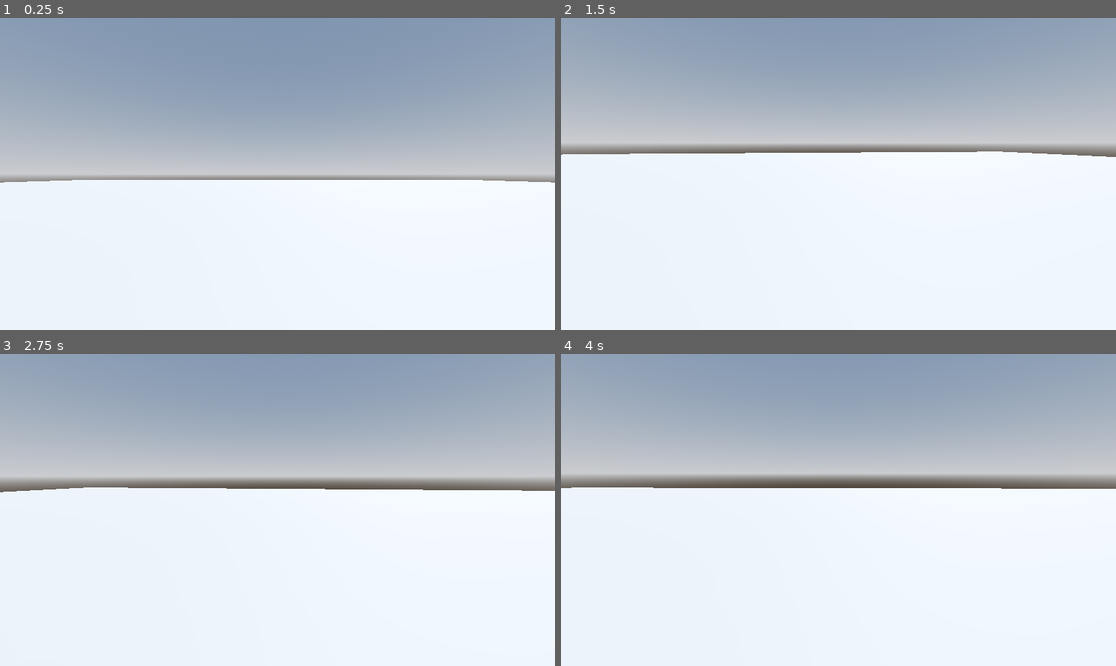
Above: before the commit, frames 1-4 (two rows, left to right).
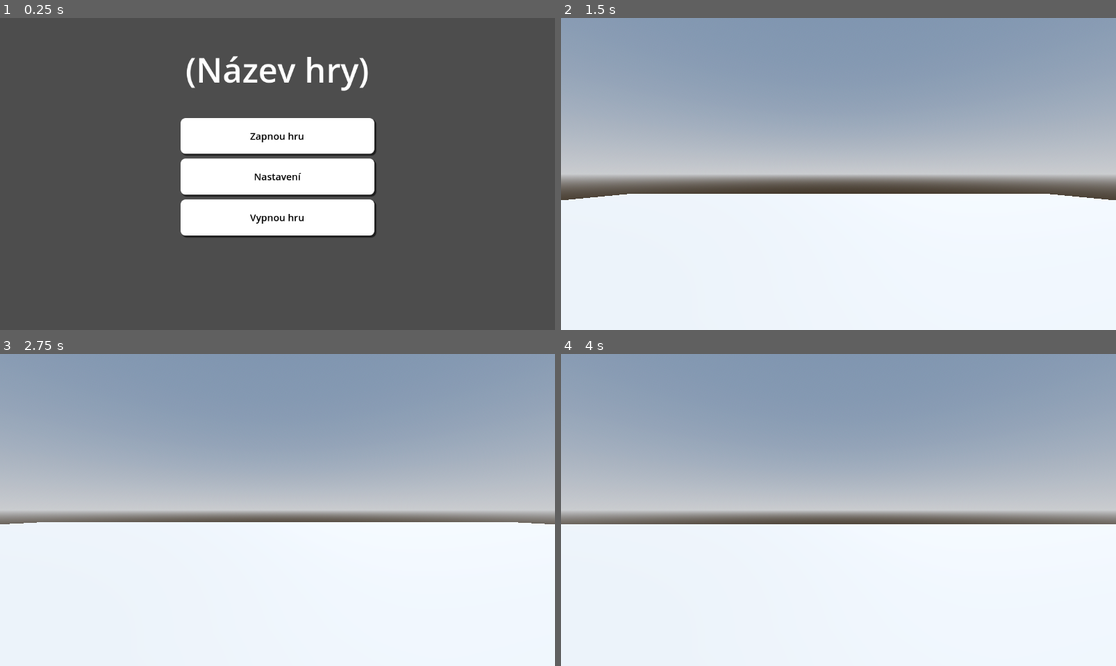
Above: after the commit, the same moments.

Repository: Pettan0/TWS-maturita-2026
Game: Godot game, scene res://Main menu.tscn
The game is run twice, just before and just after one commit, with the same random seed, the same clock (stepped at 60 frames per second) and the same inputs. Before the commit the project starts from res://Level1.tscn.
Inputs (mouse positions are in pixels of both pictures, inside the frame that each line leads up to):
- Up to frame 1 (0.25 s): no input
- Up to frame 2 (1.5 s): click (838, 136) at 0.5 s, where only the run after the commit has a clickable "Zapnou hru"; tap Enter (ui_accept) at 1.25 s; move the mouse to (866, 174) at 1.27 s; hold W (up) from 1.28 s (still down)
- Up to frame 3 (2.75 s): keep holding W (up); tap Enter (ui_accept) at 1.52, 2.27 s; move the mouse to (249, 510) at 2.02 s
- Up to frame 4 (4 s): keep holding W (up); move the mouse to (849, 503) at 2.77 s; tap Enter (ui_accept) at 3.5, 3.77 s; move the mouse to (832, 516) at 3.52 s

The runs differ from the first frame. In frame 1, 94% of the frame differs, in the area x 0-100%, y 0-100%; in frame 2, 20%; in frame 3, 20%; in frame 4, 23%.

Commit message:
Added Main menu

Diff:
--- a/tws-maturitni-projekt-2026/Level1.tscn
+++ b/tws-maturitni-projekt-2026/Level1.tscn
@@ -36,6 +36,7 @@
 shadow_enabled = true
 
 [node name="MeshInstance3D" type="MeshInstance3D" parent="."]
+transform = Transform3D(1, 0, 0, 0, 1, 0, 0, 0, 1, -0.016392231, 0.01376605, 0.029651761)
 mesh = SubResource("BoxMesh_mc20k")
 
 [node name="StaticBody3D" type="StaticBody3D" parent="MeshInstance3D"]
@@ -44,7 +45,7 @@
 shape = SubResource("ConcavePolygonShape3D_cove1")
 
 [node name="CharacterBody3D" type="CharacterBody3D" parent="."]
-transform = Transform3D(1, 0, 0, 0, 1, 0, 0, 0, 1, 0, 1.762017, 0)
+transform = Transform3D(1, 0, 0, 0, 1, 0, 0, 0, 1, 0, 8.76582, 0)
 script = ExtResource("1_kyxg0")
 
 [node name="MeshInstance3D" type="MeshInstance3D" parent="CharacterBody3D"]
--- /dev/null
+++ b/tws-maturitni-projekt-2026/Main menu.tscn
@@ -0,0 +1,223 @@
+[gd_scene load_steps=9 format=3 uid="uid://dhvtxvfoyc0r0"]
+
+[ext_resource type="Script" uid="uid://dbqe3xnw4vjmt" path="res://main_menu.gd" id="1_7jlr6"]
+
+[sub_resource type="StyleBoxFlat" id="StyleBoxFlat_pbtgn"]
+bg_color = Color(1, 1, 1, 1)
+border_color = Color(0, 0, 0, 1)
+corner_radius_top_left = 10
+corner_radius_top_right = 10
+corner_radius_bottom_right = 10
+corner_radius_bottom_left = 10
+shadow_size = 2
+shadow_offset = Vector2(3, 3)
+
+[sub_resource type="StyleBoxFlat" id="StyleBoxFlat_7jlr6"]
+bg_color = Color(0.542318, 0.542318, 0.542318, 1)
+border_color = Color(0, 0, 0, 1)
+corner_radius_top_left = 10
+corner_radius_top_right = 10
+corner_radius_bottom_right = 10
+corner_radius_bottom_left = 10
+shadow_size = 2
+shadow_offset = Vector2(3, 3)
+
+[sub_resource type="StyleBoxFlat" id="StyleBoxFlat_enwfr"]
+bg_color = Color(0.6941206, 0.6941206, 0.6941205, 1)
+corner_radius_top_left = 10
+corner_radius_top_right = 10
+corner_radius_bottom_right = 10
+corner_radius_bottom_left = 10
+shadow_size = 2
+shadow_offset = Vector2(3, 3)
+
+[sub_resource type="StyleBoxEmpty" id="StyleBoxEmpty_pbtgn"]
+
+[sub_resource type="StyleBoxLine" id="StyleBoxLine_7jlr6"]
+color = Color(1, 1, 1, 1)
+thickness = 6
+
+[sub_resource type="StyleBoxLine" id="StyleBoxLine_enwfr"]
+color = Color(0.35714206, 0.55610263, 1, 1)
+thickness = 6
+
+[sub_resource type="StyleBoxEmpty" id="StyleBoxEmpty_um2lw"]
+
+[node name="Control" type="Control"]
+layout_mode = 3
+anchors_preset = 8
+anchor_left = 0.5
+anchor_top = 0.5
+anchor_right = 0.5
+anchor_bottom = 0.5
+grow_horizontal = 2
+grow_vertical = 2
+script = ExtResource("1_7jlr6")
+
+[node name="MainButtons" type="VBoxContainer" parent="."]
+layout_mode = 1
+anchors_preset = 8
+anchor_left = 0.5
+anchor_top = 0.5
+anchor_right = 0.5
+anchor_bottom = 0.5
+offset_left = -201.0
+offset_top = -116.0
+offset_right = 201.25
+offset_bottom = 128.0
+grow_horizontal = 2
+grow_vertical = 2
+theme_override_constants/separation = 10
+alignment = 1
+
+[node name="ButtonStart" type="Button" parent="MainButtons"]
+layout_mode = 2
+size_flags_vertical = 3
+theme_override_colors/font_color = Color(0, 0, 0, 1)
+theme_override_colors/font_focus_color = Color(0, 0, 0, 1)
+theme_override_colors/font_pressed_color = Color(0, 0, 0, 1)
+theme_override_colors/font_hover_color = Color(0, 0, 0, 1)
+theme_override_font_sizes/font_size = 20
+theme_override_styles/normal = SubResource("StyleBoxFlat_pbtgn")
+theme_override_styles/pressed = SubResource("StyleBoxFlat_7jlr6")
+theme_override_styles/hover = SubResource("StyleBoxFlat_enwfr")
+theme_override_styles/focus = SubResource("StyleBoxEmpty_pbtgn")
+text = "Zapnou hru"
+
+[node name="ButtonSettings" type="Button" parent="MainButtons"]
+layout_mode = 2
+size_flags_vertical = 3
+theme_override_colors/font_color = Color(0, 0, 0, 1)
+theme_override_colors/font_focus_color = Color(0, 0, 0, 1)
+theme_override_colors/font_pressed_color = Color(0, 0, 0, 1)
+theme_override_colors/font_hover_color = Color(0, 0, 0, 1)
+theme_override_font_sizes/font_size = 20
+theme_override_styles/normal = SubResource("StyleBoxFlat_pbtgn")
+theme_override_styles/pressed = SubResource("StyleBoxFlat_7jlr6")
+theme_override_styles/hover = SubResource("StyleBoxFlat_enwfr")
+theme_override_styles/focus = SubResource("StyleBoxEmpty_pbtgn")
+text = "Nastavení"
+
+[node name="ButtonExit" type="Button" parent="MainButtons"]
+layout_mode = 2
+size_flags_vertical = 3
+theme_override_colors/font_color = Color(0, 0, 0, 1)
+theme_override_colors/font_focus_color = Color(0, 0, 0, 1)
+theme_override_colors/font_pressed_color = Color(0, 0, 0, 1)
+theme_override_colors/font_hover_color = Color(0, 0, 0, 1)
+theme_override_font_sizes/font_size = 20
+theme_override_styles/normal = SubResource("StyleBoxFlat_pbtgn")
+theme_override_styles/pressed = SubResource("StyleBoxFlat_7jlr6")
+theme_override_styles/hover = SubResource("StyleBoxFlat_enwfr")
+theme_override_styles/focus = SubResource("StyleBoxEmpty_pbtgn")
+text = "Vypnou hru"
+
+[node name="Label" type="Label" parent="."]
+layout_mode = 0
+offset_left = -201.125
+offset_top = -265.0
+offset_right = 200.875
+offset_bottom = -169.0
+theme_override_font_sizes/font_size = 70
+text = "(Název hry)"
+horizontal_alignment = 1
+vertical_alignment = 1
+
+[node name="Options" type="Panel" parent="."]
+layout_mode = 1
+anchors_preset = 8
+anchor_left = 0.5
+anchor_top = 0.5
+anchor_right = 0.5
+anchor_bottom = 0.5
+offset_left = -350.5
+offset_top = -162.0
+offset_right = 350.5
+offset_bottom = 194.5
+grow_horizontal = 2
+grow_vertical = 2
+
+[node name="Label" type="Label" parent="Options"]
+layout_mode = 1
+anchors_preset = 8
+anchor_left = 0.5
+anchor_top = 0.5
+anchor_right = 0.5
+anchor_bottom = 0.5
+offset_left = -126.298386
+offset_top = -171.25
+offset_right = 126.2984
+offset_bottom = -110.25
+grow_horizontal = 2
+grow_vertical = 2
+theme_override_font_sizes/font_size = 35
+text = "Nastavení"
+horizontal_alignment = 1
+
+[node name="ButtonBack" type="Button" parent="Options"]
+layout_mode = 1
+anchors_preset = 8
+anchor_left = 0.5
+anchor_top = 0.5
+anchor_right = 0.5
+anchor_bottom = 0.5
+offset_left = -132.0
+offset_top = 95.75
+offset_right = 132.0
+offset_bottom = 160.75
+grow_horizontal = 2
+grow_vertical = 2
+size_flags_vertical = 3
+theme_override_colors/font_color = Color(0, 0, 0, 1)
+theme_override_colors/font_focus_color = Color(0, 0, 0, 1)
+theme_override_colors/font_pressed_color = Color(0, 0, 0, 1)
+theme_override_colors/font_hover_color = Color(0, 0, 0, 1)
+theme_override_font_sizes/font_size = 20
+theme_override_styles/normal = SubResource("StyleBoxFlat_pbtgn")
+theme_override_styles/pressed = SubResource("StyleBoxFlat_7jlr6")
+theme_override_styles/hover = SubResource("StyleBoxFlat_enwfr")
+theme_override_styles/focus = SubResource("StyleBoxEmpty_pbtgn")
+text = "Zpět"
+
+[node name="HSlider" type="HSlider" parent="Options"]
+layout_mode = 1
+anchors_preset = 8
+anchor_left = 0.5
+anchor_top = 0.5
+anchor_right = 0.5
+anchor_bottom = 0.5
+offset_left = -225.0
+offset_top = -102.0
+offset_right = 225.0
+offset_bottom = -61.0
+grow_horizontal = 2
+grow_vertical = 2
+theme_override_styles/slider = SubResource("StyleBoxLine_7jlr6")
+theme_override_styles/grabber_area = SubResource("StyleBoxLine_enwfr")
+theme_override_styles/grabber_area_highlight = SubResource("StyleBoxEmpty_um2lw")
+max_value = 1.0
+step = 0.05
+value = 0.6
+
+[node name="Label2" type="Label" parent="Options"]
+layout_mode = 1
+anchors_preset = 8
+anchor_left = 0.5
+anchor_top = 0.5
+anchor_right = 0.5
+anchor_bottom = 0.5
+offset_left = -46.75
+offset_top = -127.25
+offset_right = 48.75
+offset_bottom = -62.25
+grow_horizontal = 2
+grow_vertical = 2
+theme_override_font_sizes/font_size = 22
+text = "Zvuk
+"
+horizontal_alignment = 1
+
+[connection signal="pressed" from="MainButtons/ButtonStart" to="." method="_on_start_pressed"]
+[connection signal="pressed" from="MainButtons/ButtonSettings" to="." method="_on_settings_pressed"]
+[connection signal="pressed" from="MainButtons/ButtonExit" to="." method="_on_exit_pressed"]
+[connection signal="pressed" from="Options/ButtonBack" to="." method="_on_back_pressed"]
--- a/tws-maturitni-projekt-2026/Player.gd
+++ b/tws-maturitni-projekt-2026/Player.gd
@@ -15,7 +15,7 @@
 		if event is InputEventMouseMotion:
 			rotate_y(-event.relative.x * 0.002)
 			camera.rotate_x(-event.relative.y * 0.002)
-			camera.rotation.x = clamp(camera.rotation.x, deg_to_rad(-30), deg_to_rad(60))
+			camera.rotation.x = clamp(camera.rotation.x, deg_to_rad(-60), deg_to_rad(60))
 
 func _physics_process(delta: float) -> void:
 	# Add the gravity.
--- /dev/null
+++ b/tws-maturitni-projekt-2026/main_menu.gd
@@ -0,0 +1,22 @@
+extends Control
+
+@onready var main_buttons: VBoxContainer = $MainButtons
+@onready var options: Panel = $Options
+
+# Called when the node enters the scene tree for the first time.
+func _ready() -> void:
+	main_buttons.visible = true
+	options.visible = false
+
+func _on_start_pressed() -> void:
+	get_tree().change_scene_to_file("res://Level1.tscn")
+
+func _on_settings_pressed() -> void:
+	main_buttons.visible = false
+	options.visible = true
+
+func _on_exit_pressed() -> void:
+	get_tree().quit()
+
+func _on_back_pressed() -> void:
+	_ready()
--- a/tws-maturitni-projekt-2026/project.godot
+++ b/tws-maturitni-projekt-2026/project.godot
@@ -11,7 +11,7 @@
 [application]
 
 config/name="TWS Maturitni Projekt 2026"
-run/main_scene="uid://bil338hkicnwx"
+run/main_scene="uid://dhvtxvfoyc0r0"
 config/features=PackedStringArray("4.5", "Forward Plus")
 config/icon="res://icon.svg"
 
Not shown, added: tws-maturitni-projekt-2026/main_menu.gd.uid
